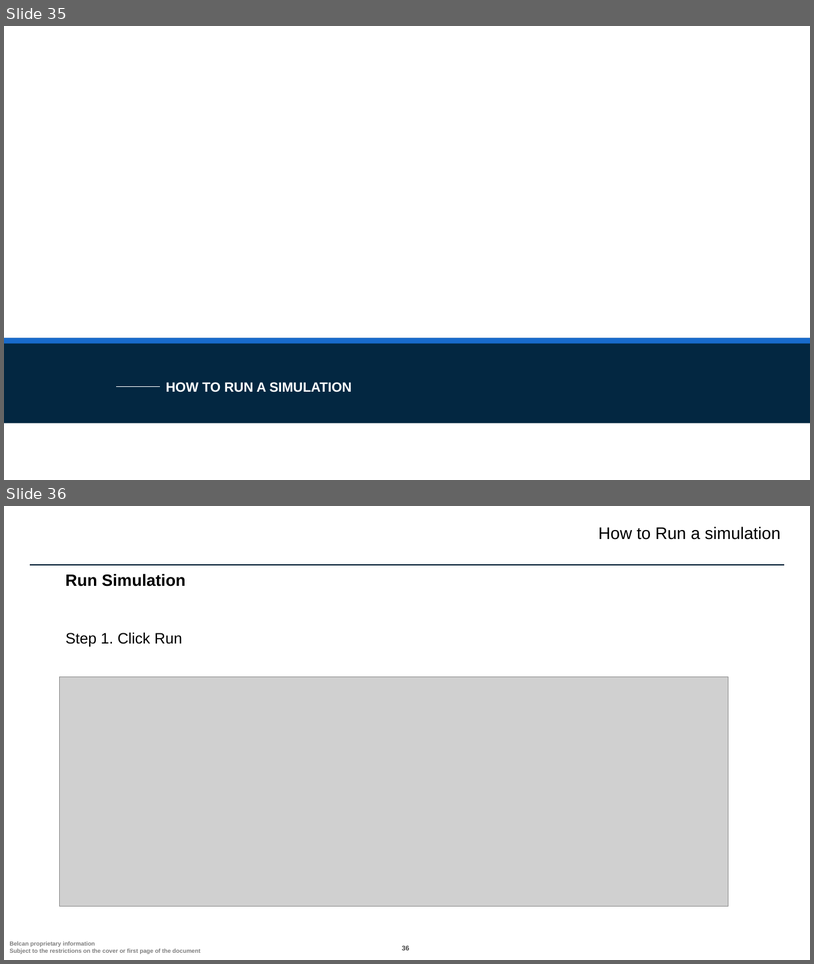
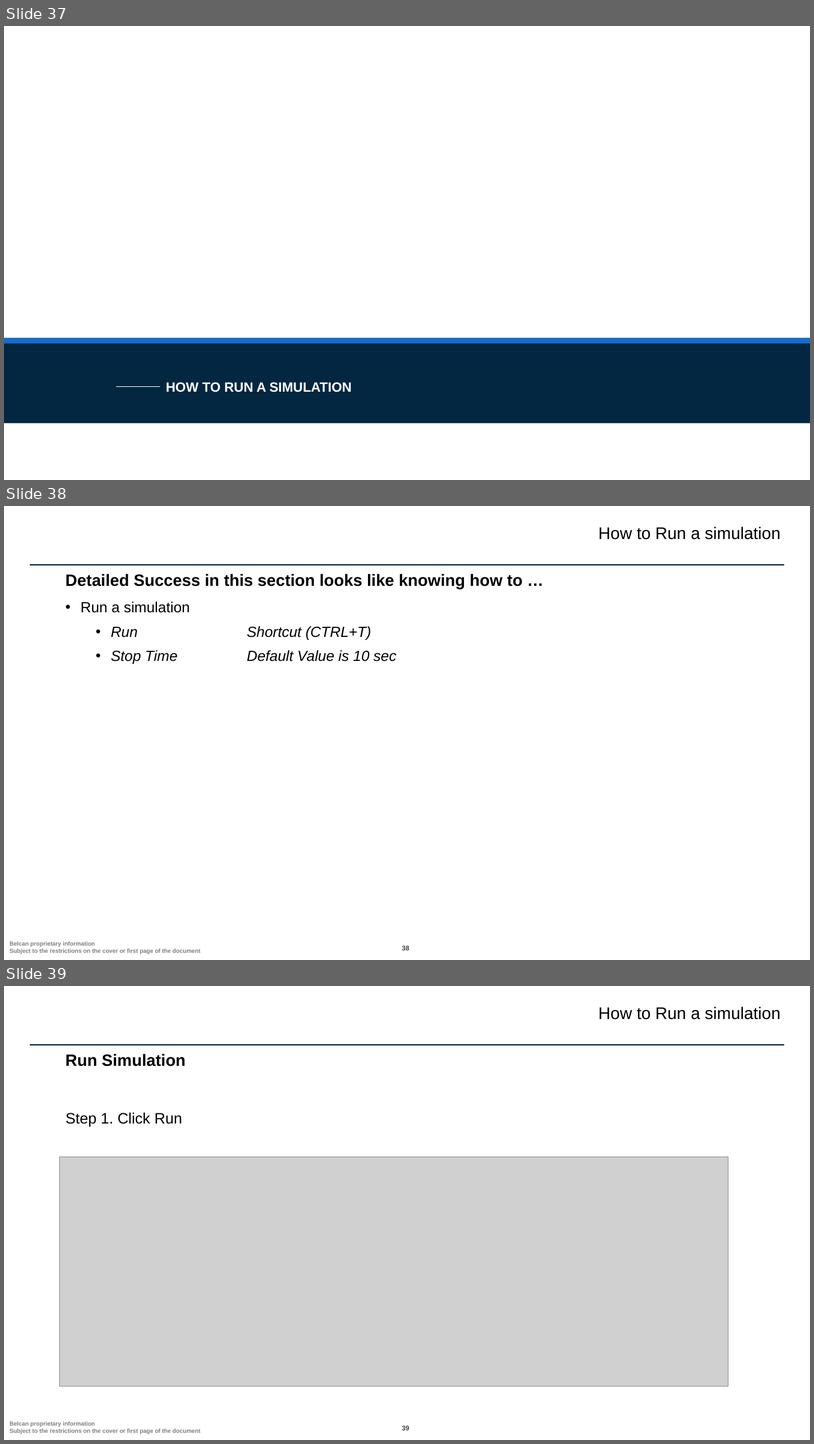
Before and after one commit to ntylerbelcan/aviation-controls-simulink-training-Belcan, a slide deck: ch01/Chapter 1 - Belcan.pptx. Shown one above the other, each under a label of ours: slides 35 and 36 before the commit, slides 37, 38 and 39 after it. The pictures are 814x964 and 814x1444 pixels, drawn with LibreOffice and Linux fonts; fonts in the diff are those of the drawing; grey boxes stand for pictures; background and template pictures are left out. Boxes give left, top, right and bottom in pixels: in the first picture for what was removed or moved away, otherwise in the second. Text is boxed around its words. In the diff, an @@ line names an element or a change of style, - is before the commit and + after.

```diff
--- a/ch01/Chapter 1 - Belcan.pptx
+++ b/ch01/Chapter 1 - Belcan.pptx
@@ slide 38 added at [4, 506, 810, 960], background #FFFFFF; not listed: 3 template elements that a slide beside it also shows @@
@@ text added at [599, 526, 781, 540], 20 pt, text #000000 @@
+How to Run a simulation
@@ text added at [65, 574, 523, 588], 19.5 pt, text #000000, bold @@
+Detailed Success in this section looks like knowing how to …
@@ text added at [81, 601, 396, 664], 17.6 pt, text #000000, italic @@
+• Run a simulation
+  • Run Shortcut (CTRL+T)
+  • Stop Time Default Value is 10 sec
@@ what was slide 35 is now slide 37 @@
@@ what was slide 36 is now slide 39 @@
```
Also in this commit, not shown: 23 slides changed, 15 other slides added, 4 other files.
